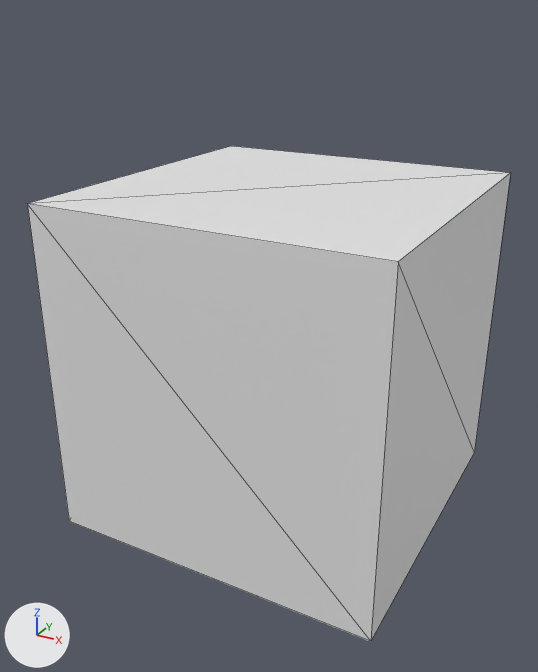
The glTF model assets/foo.glb: old version first, new version second.
One viewpoint serves both versions: a 50 mm lens placed at (1.91, -3.72, 1.92), pointed at (-0.05, -0.16, 0.13). Every picture has the same lights, and +X, +Y and +Z are marked at lower left. The picture after the commit comes second. Mesh edges are drawn as thin lines. Where no turn or scale is listed for an object, it has been applied to the vertices.
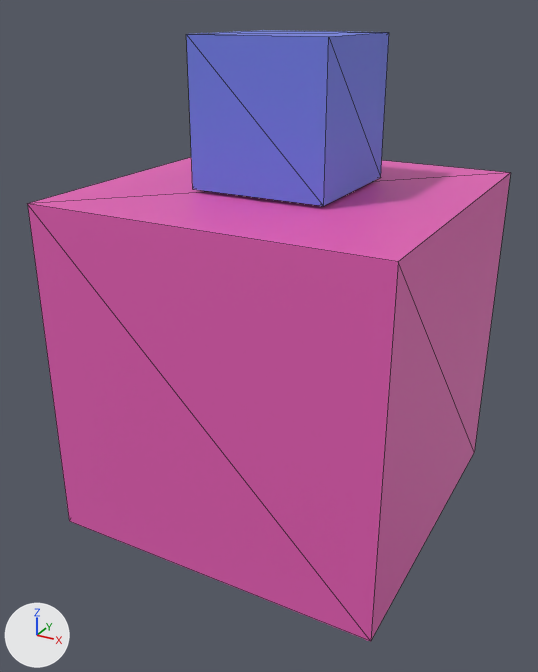
Diff of the bpy script that builds the scene:
```diff
--- a/assets/foo.glb.py
+++ b/assets/foo.glb.py
@@ mat_body @@
+mat_body = principled_material('Body')
+mat_body.base_color = (0.8, 0.115, 0.469)  # pink #e75fb6
@@ mat_head @@
+mat_head = principled_material('Head')
+mat_head.base_color = (0.162, 0.216, 0.8)  # blue #7080e7
+mat_head.roughness = 0.534
@@ me_cube @@
 me_cube.from_pydata(...)  # 8 vertices, 12 faces; spans x -1.0..1.0, y -1.0..1.0, z -1.0..1.0
-me_cube.materials.append(mat_material)  # white #e7e7e7
+me_cube.materials.append(mat_body)  # pink #e75fb6
@@ me_head @@
+me_head.from_pydata(...)  # a box spanning x -0.39..0.39, y -0.39..0.39, z -0.39..0.39
+me_head.materials.append(mat_head)  # blue #7080e7
@@ ob_head @@
+ob_head = bpy.data.objects.new('Head', me_head)
+ob_head.location = (0.0, 0.0, 1.41)
```

Pixel boxes (x1, y1, x2, y2) of what changed, in the pictures (538 x 672 px):
'Cube', recoloured (white to pink)
    both: (27, 157, 510, 642)
'Head', added (blue)
    after: (186, 30, 389, 206)
